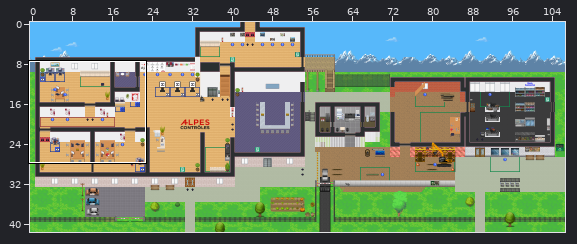
A Tiled map (JSON) gets an edit: maps/map3.tmj. The picture above shows the old version from afar; the outline marks the close-up.
Close-up. Before:
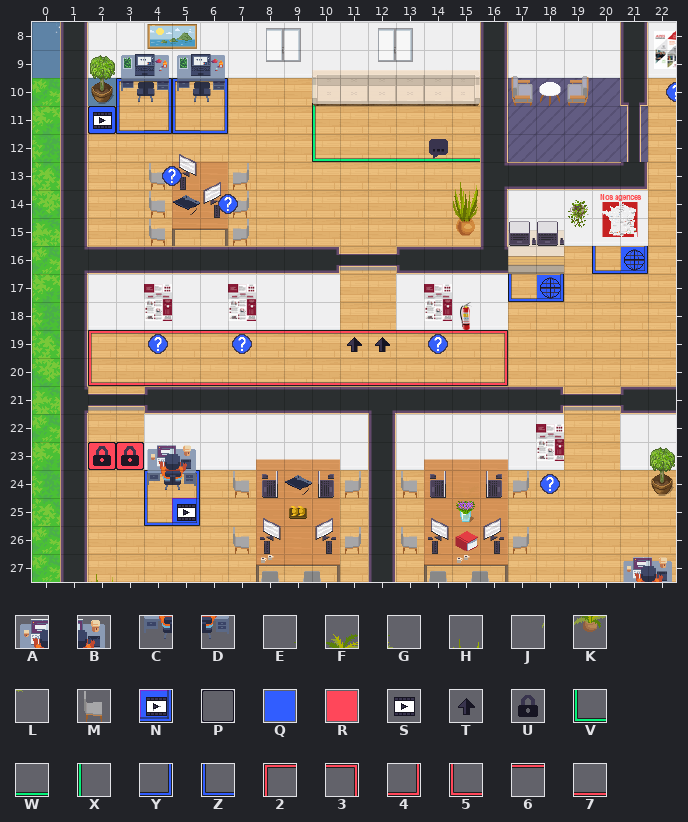
Cells are 32x32 px. Shown: x 0..22, y 8..27. The commit also changed other parts of the map, which this record leaves out.
Key: from "MegaPixelArt32x32pxIcons_Sprit": A 345, B 346, C 359, D 360; from "WA_Decoration": E 57, F 58, G 59, H 64, J 69, K 70, L 71; from "WA_Seats": M 119; from "WA_Special_Zones": N 8; from "WA_User_Interface": P 0, Q 3, R 5, S 15, T 31, U 52, V 164, W 166, X 167, Y 189, Z 190, 2 239, 3 240, 4 241, 5 242, 6 243, 7 244.
_ is an empty cell.
Layers that did not change in this view are not listed.
Layer "floor/aboveFloor" before, first column x 8:
 8 ____________
 9 ____________
10 __X_________
11 __X_________
12 __VWWWWW____
13 ____________
14 ____________
15 ____________
16 ____________
17 __________Q_
18 ____________
19 ___TT_______
20 ____________
Layer "furniture/belowFurniture" before, first column x 0:
16 ____________________ZY_
17 _________________ZY____
18 _______________________
19 __266666666666663______
20 __577777777777774______
21 _______________________
22 _______________________
23 __RR___________________
24 ______________EFG______
25 _____S________JKL______
26 _______________________
27 _______________________
Layer "furniture/furniture" before, first column x 0:
20 ________
21 ________
22 ________
23 __UUAB__
24 ____CD__
25 ________
26 ________
27 __H_____
After:
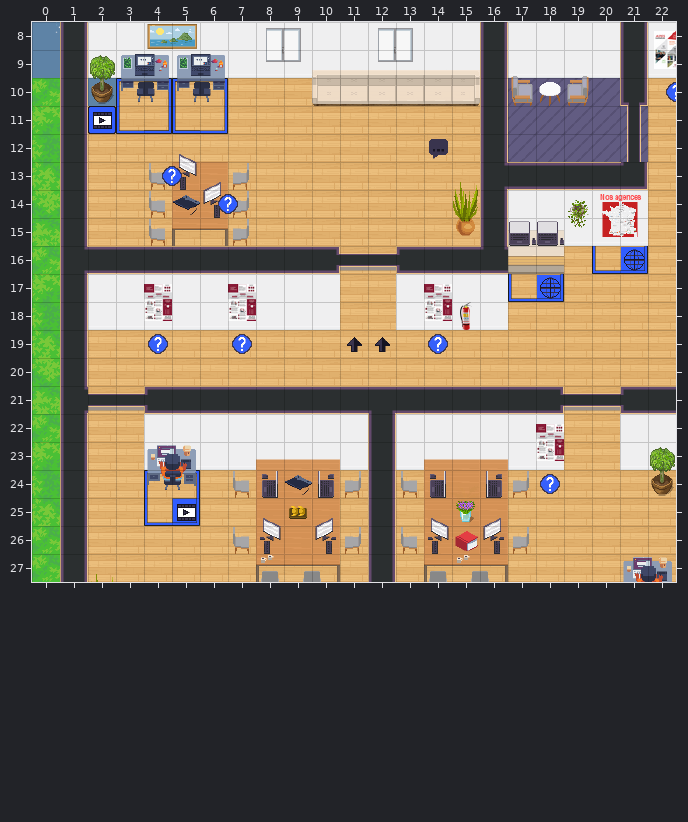
See-through tiles are keyed as they look on the map.
Changes in this commit:
Changed rows in their new state; . is an unchanged cell.
Layer "LiensURL/VER":
first column x 5:
25 _
Layer "floor/aboveFloor":
first column x 10:
11 _.....
12 ______
Layer "furniture/belowFurniture":
first column x 2:
19 _______________
20 _______________
23 __.............
Layer "furniture/furniture":
first column x 2:
23 __
Layer "furniture/aboveFurniture":
first column x 2:
23 __
Where, in picture pixels (left, top, right, bottom), the same in both close-ups:
removed: (312, 106, 480, 162)
removed: (88, 330, 508, 386)
removed: (88, 442, 144, 470)
removed: (172, 498, 197, 523)
